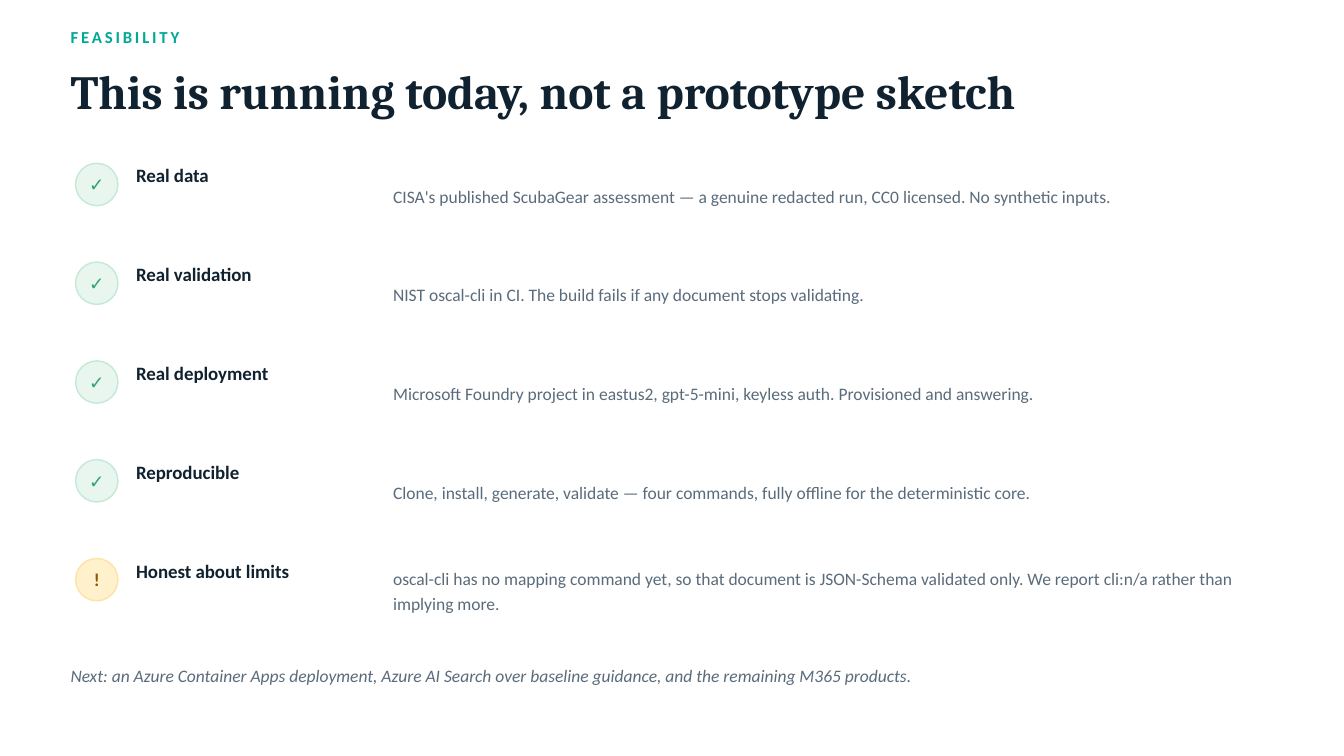
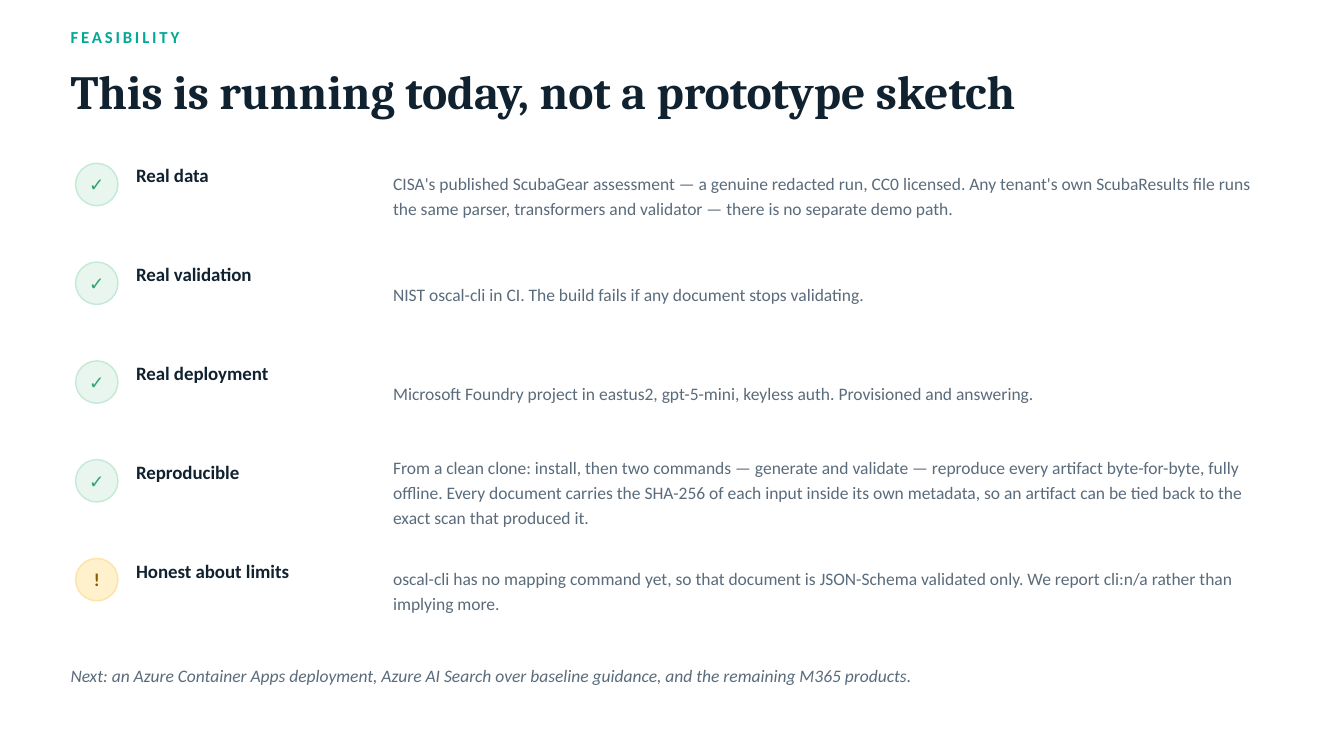
Before and after one commit to saleha-muzammil/microsoft-sec, a slide deck: slide 13 of docs/presentation.pptx (slide 11 before the commit). Drawn at 1344x756 pixels with LibreOffice and Linux fonts; fonts in the diff are those of the drawing. Boxes give left, top, right and bottom in pixels: in the first picture for what was removed or moved away, otherwise in the second. Text is boxed around its words. In the diff, an @@ line names an element or a change of style, - is before the commit and + after.

```diff
--- a/docs/presentation.pptx
+++ b/docs/presentation.pptx
@@ text at (393,178,1250,218): text changed @@
-CISA's published ScubaGear assessment — a genuine redacted run, CC0 licensed. No synthetic inputs.
+CISA's published ScubaGear assessment — a genuine redacted run, CC0 licensed. Any tenant's own ScubaResults file runs the same parser, transformers and validator — there is no separate demo path.
@@ text at (393,462,1242,527): text changed @@
-Clone, install, generate, validate — four commands, fully offline for the deterministic core.
+From a clean clone: install, then two commands — generate and validate — reproduce every artifact byte-for-byte, fully offline. Every document carries the SHA-256 of each input inside its own metadata, so an artifact can be tied back to the exact scan that produced it.
```
Also in this commit, not shown: 4 other slides changed, 2 slides added, 45 other files.
